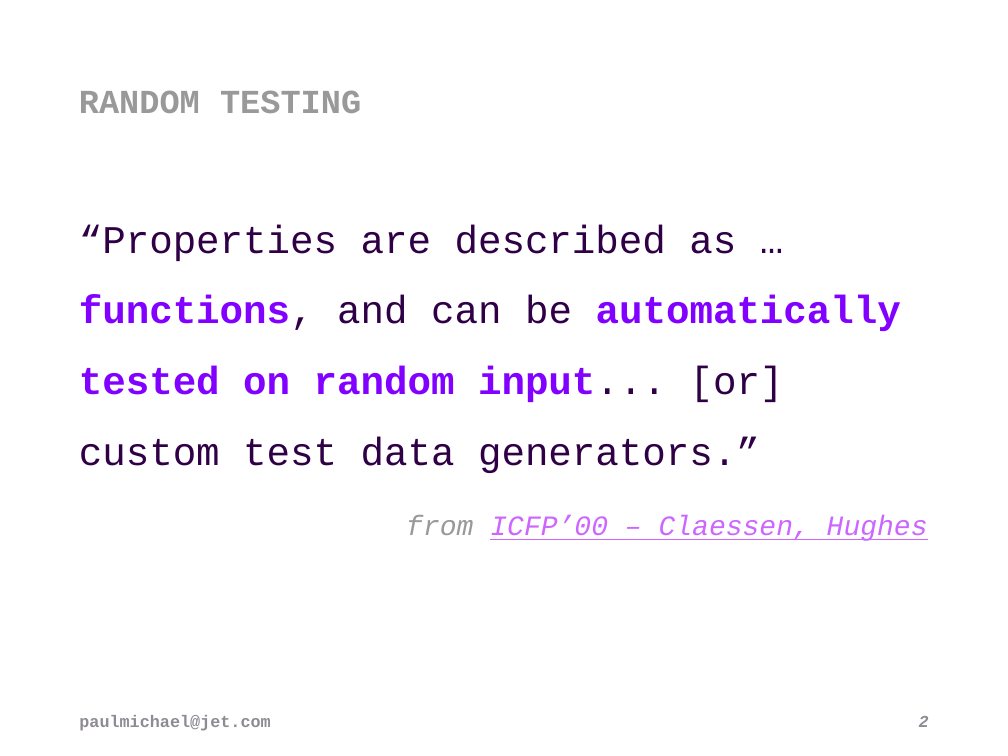
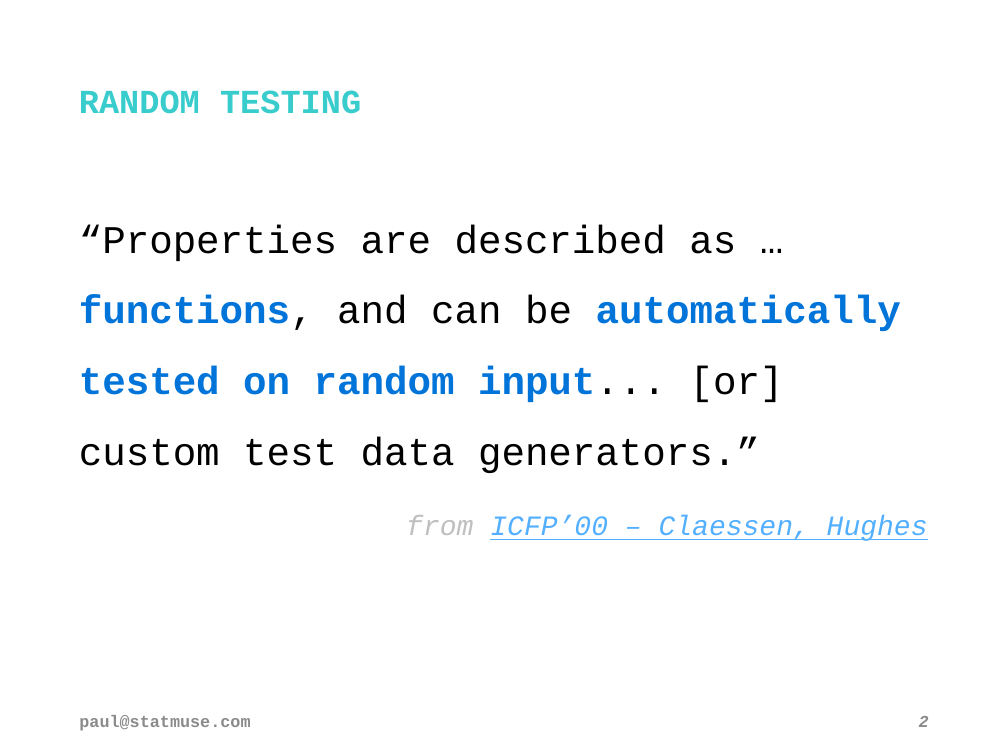
Before and after one commit to pblasucci/quickpbt, a slide deck: slide 2 of quickpbt.pptx. Drawn at 1008x756 pixels with LibreOffice and Linux fonts; fonts in the diff are those of the drawing; background and template pictures are left out. Boxes give left, top, right and bottom in pixels: in the first picture for what was removed or moved away, otherwise in the second. Text is boxed around its words. In the diff, an @@ line names an element or a change of style, - is before the commit and + after.

Commit message:
updated slide deck (statmuse); added pdf version of presentation

```diff
--- a/quickpbt.pptx
+++ b/quickpbt.pptx
@@ title "RANDOM TESTING “Properties are described ..." at bbox=[79, 90, 901, 473]: text colour #999999 to #39CCCC in "RANDOM TESTING"; text colour #300047 to #000000 in "“Properties are described as … functions, and ..."; text colour #8200FF to #0074D9 in "functions, automatically tested on random input..." @@
@@ text "from ICFP’00 – Claessen, Hughes" at bbox=[406, 515, 928, 541]: text colour #999999 to #BFBFBF in "from"; text colour #CC66FF to #53AFFF in "ICFP’00 – Claessen, Hughes" @@
@@ text at bbox=[79, 715, 250, 731]: text changed; text colour #8F8C95 to #8C8C8C @@
-paulmichael@jet.com
+paul@statmuse.com
```
Also in this commit, not shown: 22 other slides changed, 1 other file.
